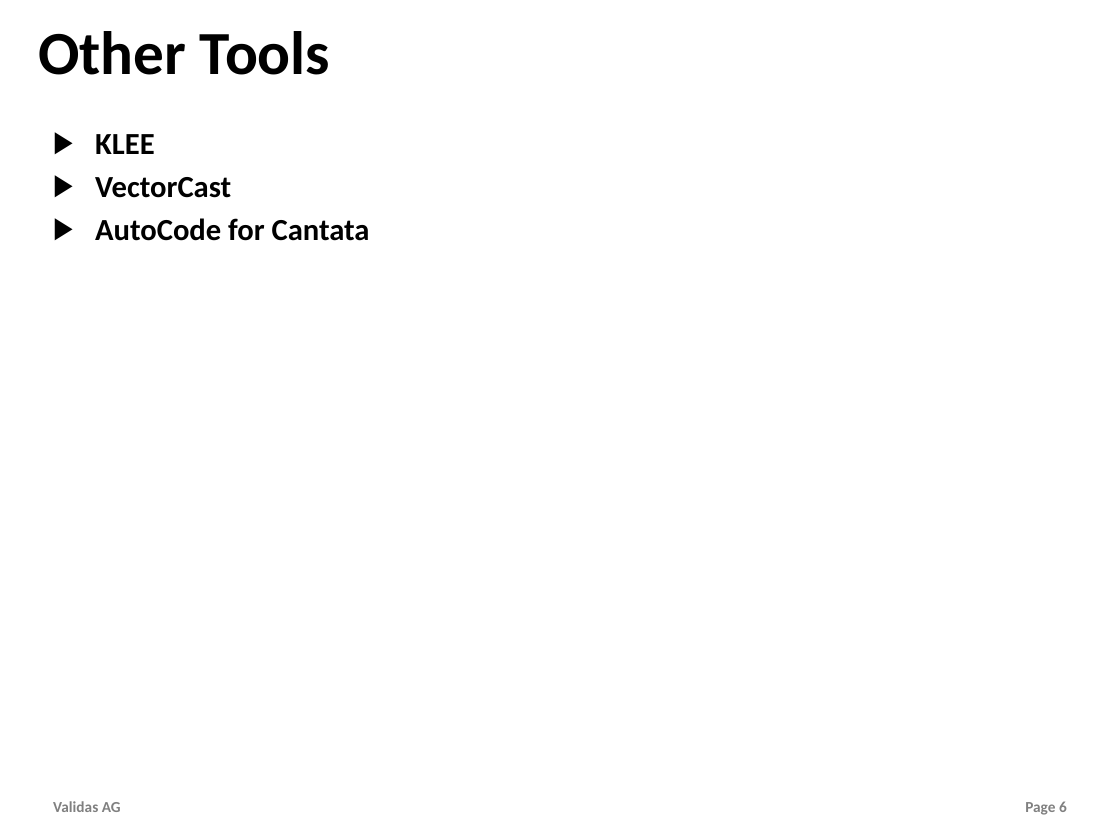
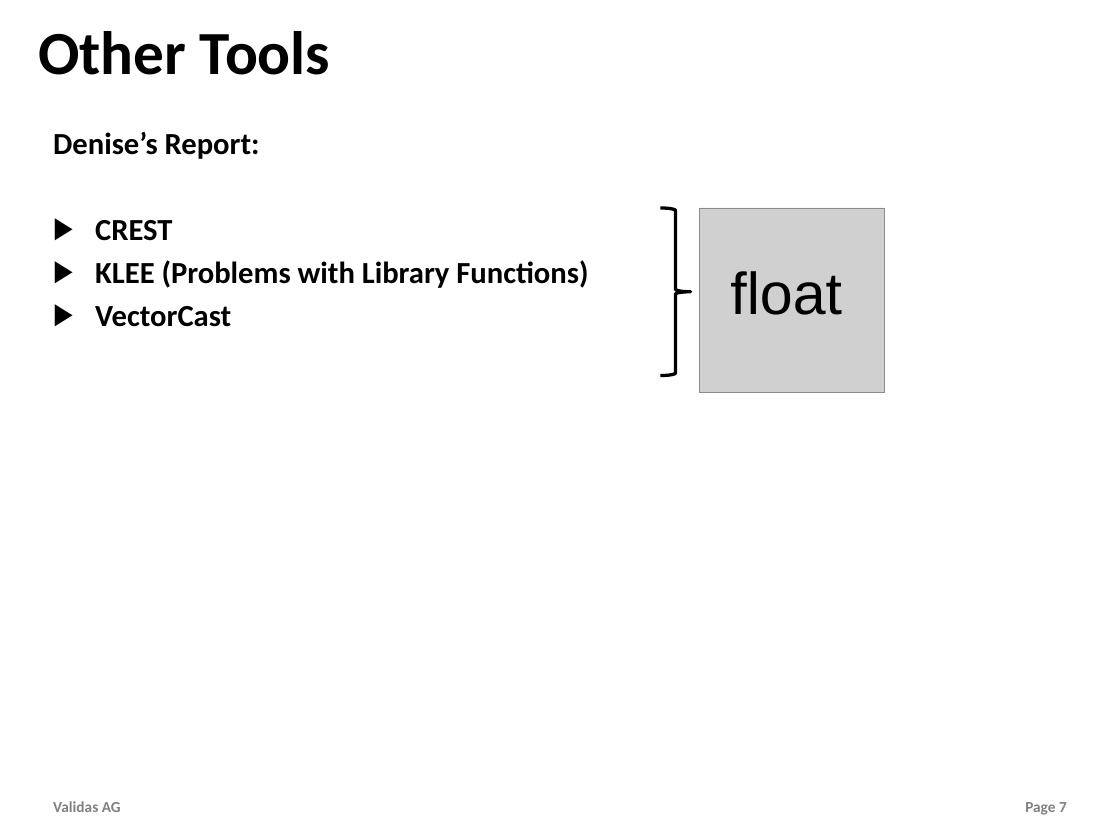
Before and after one commit to theoremprover/tvg, a slide deck: slide 7 of Vortraege/TestVectorGenerator.pptx (slide 6 before the commit). Drawn at 1120x840 pixels with LibreOffice and Linux fonts; fonts in the diff are those of the drawing; grey boxes stand for pictures; background and template pictures are left out. Boxes give left, top, right and bottom in pixels: in the first picture for what was removed or moved away, otherwise in the second. Text is boxed around its words. In the diff, an @@ line names an element or a change of style, - is before the commit and + after.

```diff
--- a/Vortraege/TestVectorGenerator.pptx
+++ b/Vortraege/TestVectorGenerator.pptx
@@ text at (x1=53, y1=132, x2=588, y2=288): text changed @@
-▶ KLEE
+Denise’s Report:
+▶ CREST
+▶ KLEE (Problems with Library Functions)
@@ right brace added at (x1=660, y1=208, x2=690, y2=376), outline #000000 3 pt @@
@@ picture added at (x1=700, y1=208, x2=885, y2=392) @@
@@ text at (x1=95, y1=218, x2=370, y2=241): paragraph removed @@
-▶ AutoCode for Cantata
@@ text added at (x1=730, y1=271, x2=842, y2=315), 54 pt, text #000000 @@
+float
@@ page number at (x1=1025, y1=802, x2=1067, y2=815): text changed @@
-Page 6
+Page 7
```
Also in this commit, not shown: 4 other slides changed, 1 slide added, 1 other file.
